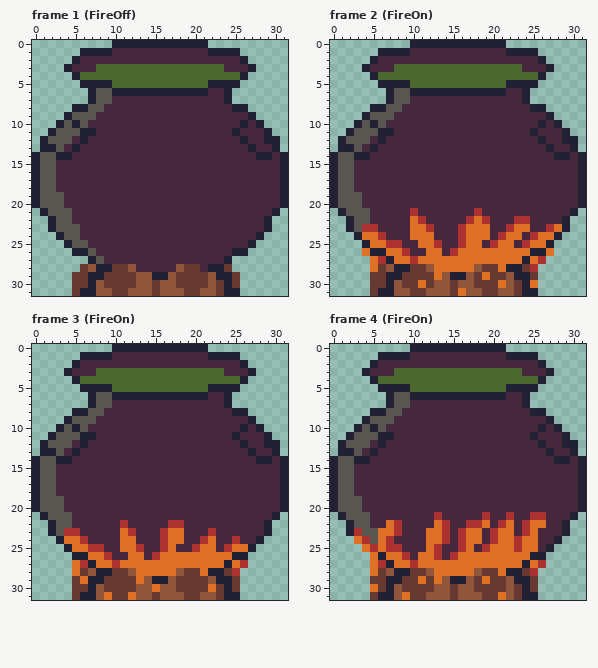
Two versions of one pixel-art file, Textures/cauldron/cauldron.ase. Above is the file before it was changed.
32x32 pixels, 4 frames. Shown: frame 1 (FireOff), frame 2 (FireOn), frame 3 (FireOn), frame 4 (FireOn).
The same view after the edit:
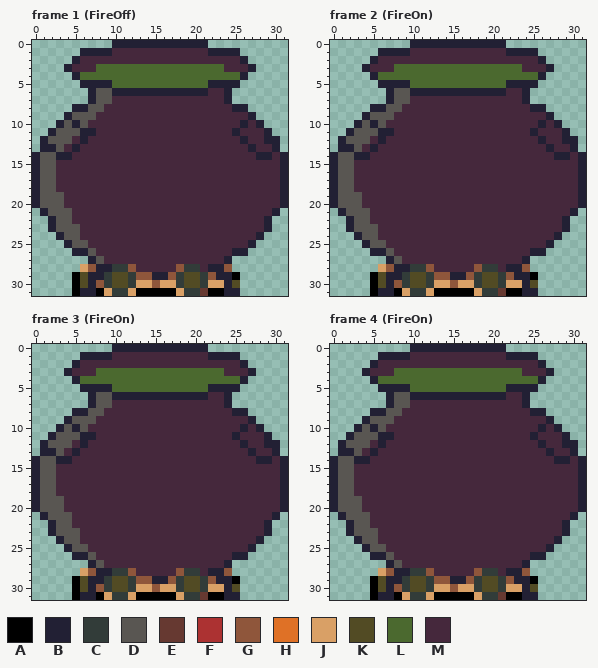
Palette (. is transparent): A #000000  B #222034  C #323c39  D #595652  E #663931  F #ac3232  G #8f563b  H #df7126  J #d9a066  K #524b24  L #4b692f  M #45283c
The commit says: Fix cauldron wood color
Changes in this commit:
layer "fire" now hidden
--- frame 1 (FireOff), layer "wood"
@@ x 0..31 @@
 27 .......BDMMMMMMMMMMMMMMMB.......
-28 ......EGBBEEGMMMMMGEEMBBE.......
-29 .....EEBBEEEEGGBBGEEEEGBBE......
-30 .....EEBGEEEEGGEGGEEEEGEBE......
-31 .....EBBGGEEGGGEGGGEEGGEBB......
+28 ......JGBBCCGMMMMMGCCMBBG.......
+29 .....AKBBCKKCGGBBGCKKCGBBA......
+30 .....AKBGCKKCJJGJJCKKCJJBK......
+31 .....ABBAJCCJAAAAAJCCEAABB......
--- frame 2 (FireOn)
@@ x 0..31 @@
 20 BDDDMMMMMMMMMMMMMMMMMMMMMMMMMMMB
-21 .BDDDMMMMMFMMMMMMMFMMMMMMMMMMMB.
-22 ..BDDMMMMMHFMMMMMFHFMMMFFMMMMB..
-23 ..BDFFMMMMHHFMMMFHHHMMFHHMMFHB..
-24 ...BHHFMMMHHHMMMFHHHMFHHMFHHB...
-25 ....BHHFFMMHHFMMFHHMFHHMFHHB....
-26 ....HBBHHFMMHHMFHHHHHHHHHBBH....
-27 .....HFBHHFHHHHHHHHHHHHHBHF.....
-28 .....HEGBBEEGHHHHHGEEHBBEF......
-29 .....EEBBEEEEHGBBGEHEEGBBE......
-30 .....EEBGEEHEGGEGGEEEHGEBH......
-31 .....EBBGGEEGGGEHGGEEGGEBB......
+21 .BDDDMMMMMMMMMMMMMMMMMMMMMMMMMB.
+22 ..BDDMMMMMMMMMMMMMMMMMMMMMMMMB..
+23 ..BDDDMMMMMMMMMMMMMMMMMMMMMMMB..
+24 ...BDDMMMMMMMMMMMMMMMMMMMMMMB...
+25 ....BDDMMMMMMMMMMMMMMMMMMMMB....
+26 .....BBDMMMMMMMMMMMMMMMMMBB.....
+27 .......BDMMMMMMMMMMMMMMMB.......
+28 ......JGBBCCGMMMMMGCCMBBG.......
+29 .....AKBBCKKCGGBBGCKKCGBBA......
+30 .....AKBGCKKCJJGJJCKKCJJBK......
+31 .....ABBAJCCJAAAAAJCCEAABB......
--- frame 3 (FireOn)
@@ x 0..31 @@
 21 .BDDDMMMMMMMMMMMMMMMMMMMMMMMMMB.
-22 ..BDDMMMMMMFMMMMMFFMMMMMMMMMMB..
-23 ..BDFFMMMMMHFMMMFHHMMMFMMMMMMB..
-24 ...BHHFMMMMHHMMMFHHMMFHMMFMMB...
-25 ....BHHFFMMHHFMMFHMMFHHMFHHB....
-26 .....BBHHFMMHHMFHHHHHHHHHBB.....
-27 .....HFBHHFHHHHHHHHHHHHHBHF.....
-28 .....HEGBBEEGHHHHHGEEHBBEF......
-29 .....EHBBEEEEHGBBGEEEEGBBE......
-30 .....EEBGEEEEGGHGGEEEEHEBE......
-31 .....EBBGHEEHGGEGGGEEGGEBB......
+22 ..BDDMMMMMMMMMMMMMMMMMMMMMMMMB..
+23 ..BDDDMMMMMMMMMMMMMMMMMMMMMMMB..
+24 ...BDDMMMMMMMMMMMMMMMMMMMMMMB...
+25 ....BDDMMMMMMMMMMMMMMMMMMMMB....
+26 .....BBDMMMMMMMMMMMMMMMMMBB.....
+27 .......BDMMMMMMMMMMMMMMMB.......
+28 ......JGBBCCGMMMMMGCCMBBG.......
+29 .....AKBBCKKCGGBBGCKKCGBBA......
+30 .....AKBGCKKCJJGJJCKKCJJBK......
+31 .....ABBAJCCJAAAAAJCCEAABB......
--- frame 4 (FireOn)
@@ x 0..31 @@
 20 BDDDMMMMMMMMMMMMMMMMMMMMMMMMMMMB
-21 .BDDDMMMMMMMMFMMMMMFMMFMMFFMMMB.
-22 ..BDDMMHFMMMMHFMMFFHMFHMFHHMMB..
-23 ..BFDDHHFMMMHHFMFHHMFHHMFHMMMB..
-24 ...HFDHFMMMMHHFMFHHMFHHFHHMMB...
-25 ....HFHFFMMMHFMMFHMFHHHFHHMB....
-26 .....HBHHFMHHFMFHHHHHHHHHBB.....
-27 .....HFBHHFHHHHHHHHHHHHHBHF.....
-28 .....HEGBBEEGHHHHHGEEHBBEF......
-29 .....EEBBEEHEHGBBGEHEEGBBE......
-30 .....HEBGEEEEGGEGGEEEEGEBE......
-31 .....EBBGHEEGGGEGGGEEHGEBB......
+21 .BDDDMMMMMMMMMMMMMMMMMMMMMMMMMB.
+22 ..BDDMMMMMMMMMMMMMMMMMMMMMMMMB..
+23 ..BDDDMMMMMMMMMMMMMMMMMMMMMMMB..
+24 ...BDDMMMMMMMMMMMMMMMMMMMMMMB...
+25 ....BDDMMMMMMMMMMMMMMMMMMMMB....
+26 .....BBDMMMMMMMMMMMMMMMMMBB.....
+27 .......BDMMMMMMMMMMMMMMMB.......
+28 ......JGBBCCGMMMMMGCCMBBG.......
+29 .....AKBBCKKCGGBBGCKKCGBBA......
+30 .....AKBGCKKCJJGJJCKKCJJBK......
+31 .....ABBAJCCJAAAAAJCCEAABB......
Changed places in both pictures, as pixel boxes (x1, y1, x2, y2):
changed: (72, 264, 240, 296)
changed: (362, 208, 562, 296)
changed: (64, 520, 248, 600)
changed: (354, 512, 546, 600)
